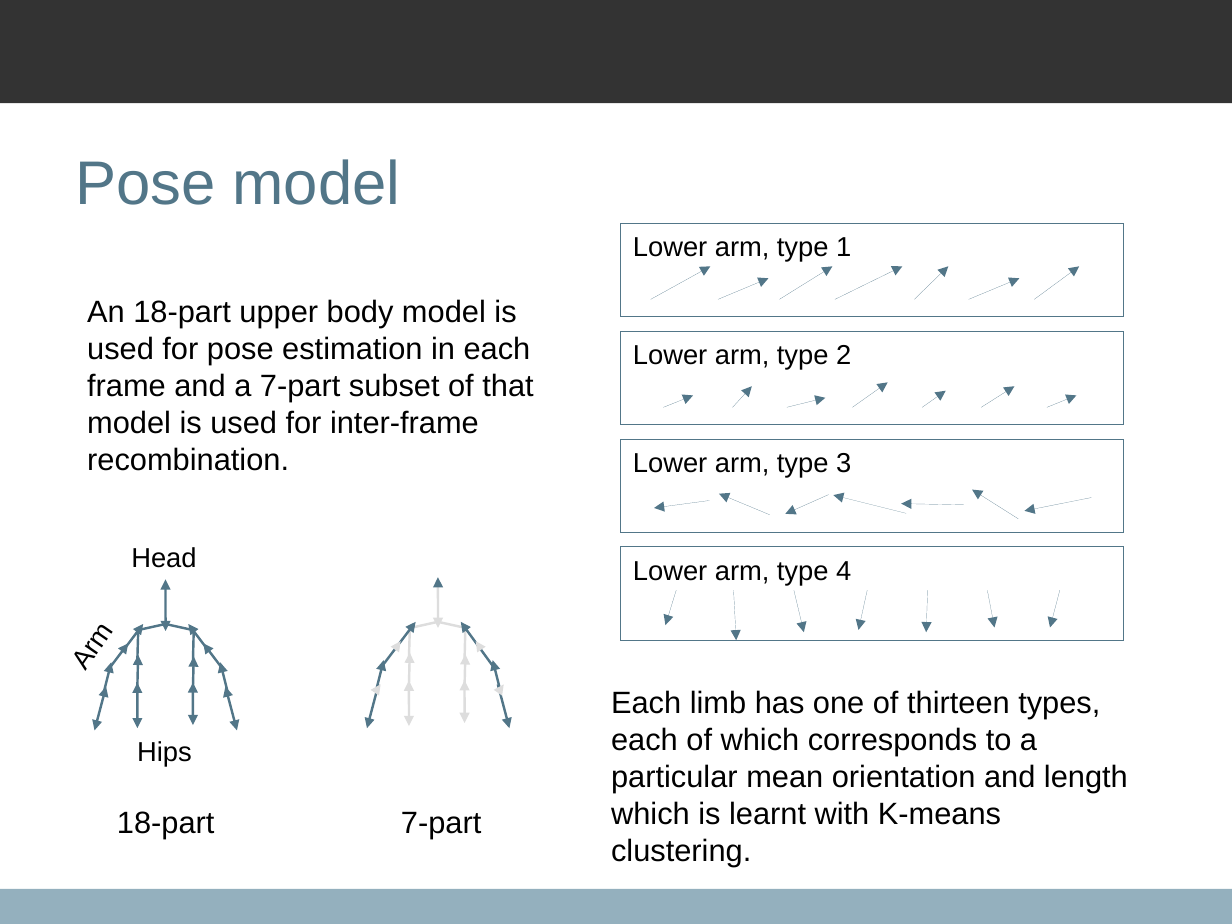
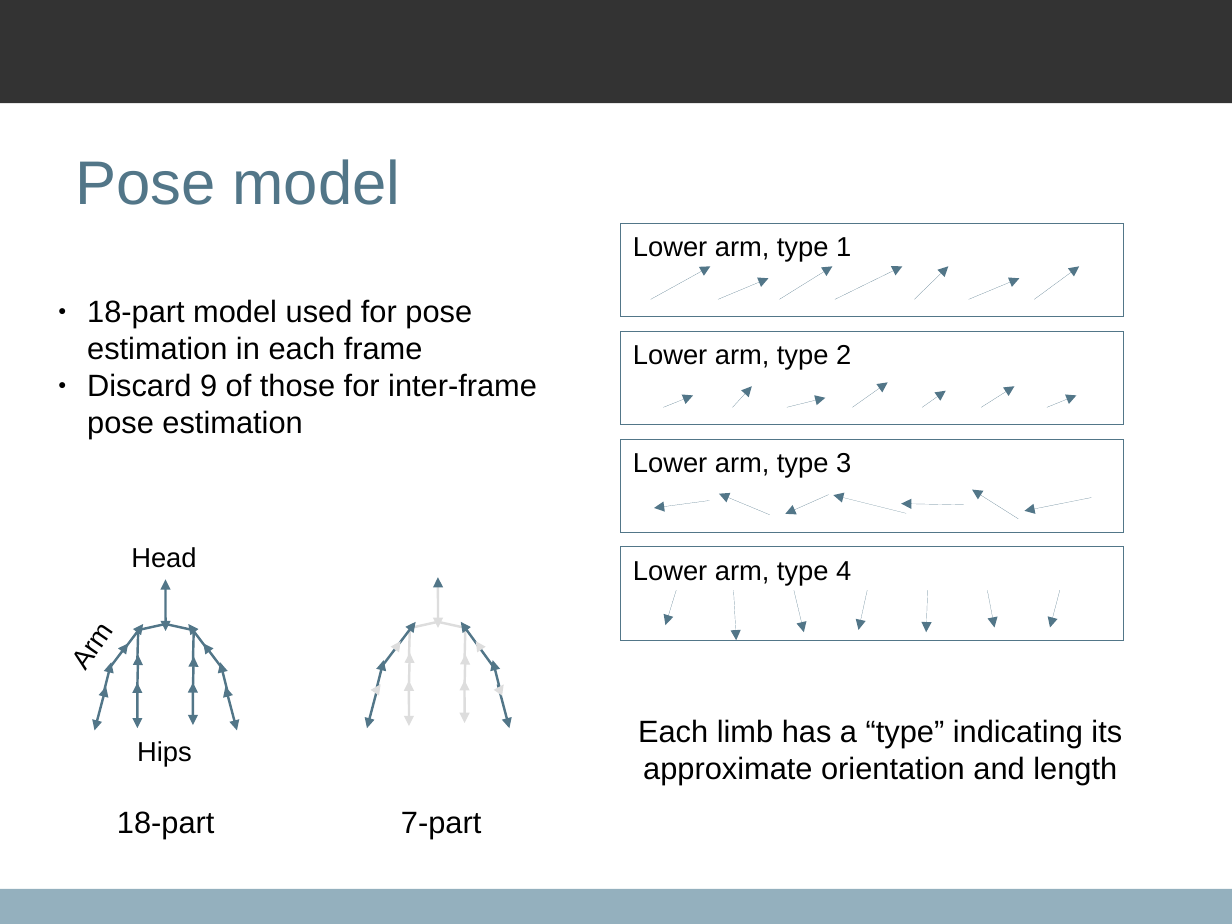
Before and after one commit to qxcv/comp2560, a slide deck: slide 6 of presentation/presentation.odp. Drawn at 1232x924 pixels with LibreOffice and Linux fonts; fonts in the diff are those of the drawing; background and template pictures are left out. Boxes give left, top, right and bottom in pixels: in the first picture for what was removed or moved away, otherwise in the second. Text is boxed around its words. In the diff, an @@ line names an element or a change of style, - is before the commit and + after.

Commit message:
More work on presentation

```diff
--- a/presentation/presentation.odp
+++ b/presentation/presentation.odp
@@ text at bbox=[87, 299, 537, 439]: text changed @@
-An 18-part upper body model is used for pose estimation in each frame and a 7-part subset of that model is used for inter-frame recombination.
+● 18-part model used for pose estimation in each frame
+● Discard 9 of those for inter-frame pose estimation
@@ text at bbox=[638, 719, 1122, 785]: text changed @@
-Each limb has one of thirteen types, each of which corresponds to a particular mean orientation and length which is learnt with K-means clustering.
+Each limb has a “type” indicating its approximate orientation and length
```
Also in this commit, not shown: 1 other slide changed.
